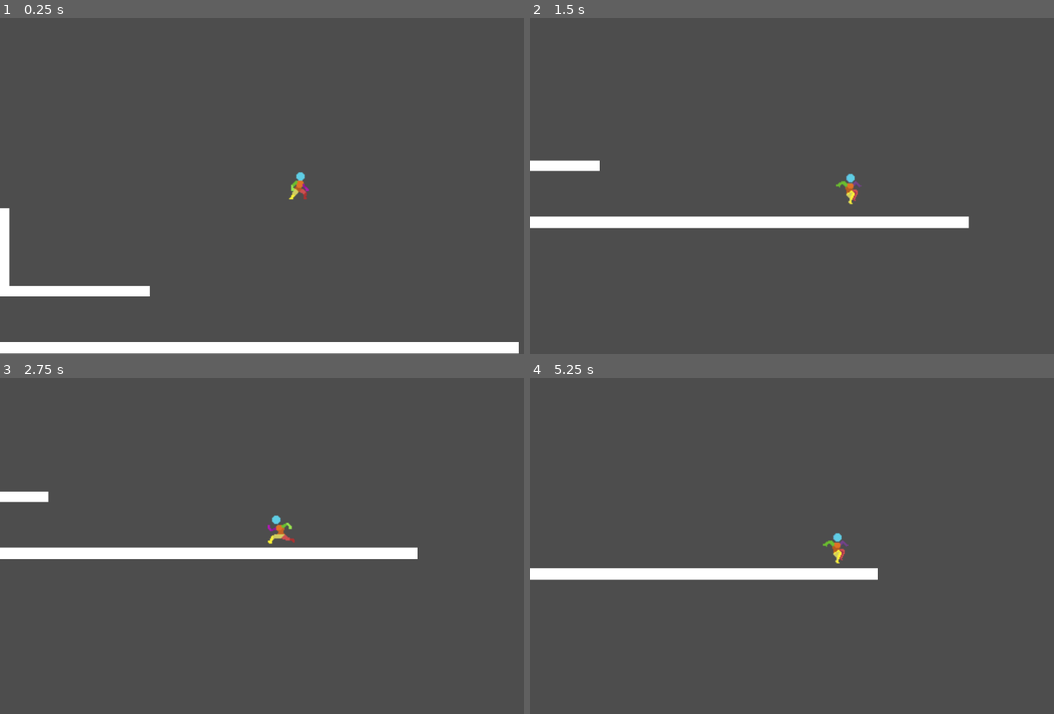
Above: before the commit, frames 1-4 (two rows, left to right).
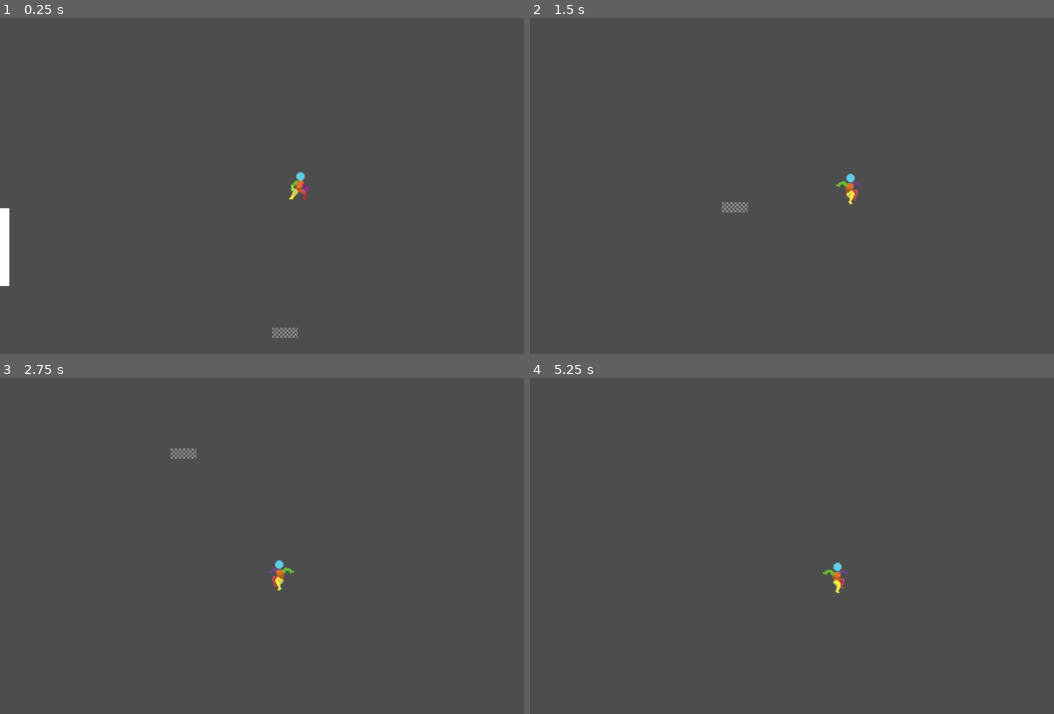
Above: after the commit, the same moments.

Repository: deanblackborough/godot-platformer
Game: Godot game, scene res://scenes/game.tscn
The game is run twice, just before and just after one commit, with the same random seed, the same clock (stepped at 60 frames per second) and the same inputs.
Inputs:
- Up to frame 1 (0.25 s): no input
- Up to frame 2 (1.5 s): hold Right (moveRight) from 0.53 s (still down); tap Space (jump) at 0.77 s
- Up to frame 3 (2.75 s): tap Space (jump) at 1.52 s; release Right (moveRight) at 2.03 s; hold Left (moveLeft) from 2.03 s (still down)
- Up to frame 4 (5.25 s): release Left (moveLeft) at 2.78 s; hold Right (moveRight) 2.78-4.28 s; tap Space (jump) at 3.02, 3.77, 4.52 s; hold Left (moveLeft) 4.28-5.03 s; hold Right (moveRight) from 5.03 s (still down)

The runs differ from the first frame. In frame 1, 4.5% of the frame differs, in the area x 0-99%, y 79-100%; in frame 2, 3.5%; in frame 3, 3.6%; in frame 4, 2.6%.

Commit message:
Repeating texture

Diff:
--- a/scenes/environment/ground.tscn
+++ b/scenes/environment/ground.tscn
@@ -1,7 +1,6 @@
 [gd_scene load_steps=3 format=3 uid="uid://e3k1i0qhvjm2"]
 
-[sub_resource type="QuadMesh" id="QuadMesh_7ylpw"]
-size = Vector2(50, 20)
+[ext_resource type="Texture2D" uid="uid://ctn83nd2kf4ir" path="res://sprites/environment/ground.png" id="1_to7up"]
 
 [sub_resource type="RectangleShape2D" id="RectangleShape2D_pybca"]
 custom_solver_bias = 1.0
@@ -9,10 +8,13 @@
 
 [node name="Ground" type="StaticBody2D"]
 
-[node name="MeshInstance2D" type="MeshInstance2D" parent="."]
-position = Vector2(0, -10)
-mesh = SubResource("QuadMesh_7ylpw")
-
 [node name="CollisionShape2D" type="CollisionShape2D" parent="."]
 position = Vector2(0, -10)
 shape = SubResource("RectangleShape2D_pybca")
+
+[node name="Sprite2D" type="Sprite2D" parent="."]
+texture_repeat = 2
+position = Vector2(0, -10)
+texture = ExtResource("1_to7up")
+region_enabled = true
+region_rect = Rect2(0, 0, 50, 20)
--- a/scenes/levels/level_1.tscn
+++ b/scenes/levels/level_1.tscn
@@ -5,14 +5,9 @@
 
 [node name="Level1" type="Node2D"]
 
-[node name="Ground" parent="." instance=ExtResource("1_014kd")]
-position = Vector2(500, 650)
-scale = Vector2(20, 1.089)
-
-[node name="Ground2" parent="." instance=ExtResource("1_014kd")]
-position = Vector2(145, 540)
-scale = Vector2(5.8, 1)
-
 [node name="Wall" parent="." instance=ExtResource("2_6iamk")]
 position = Vector2(10, 520)
 scale = Vector2(1, 3)
+
+[node name="Ground" parent="." instance=ExtResource("1_014kd")]
+position = Vector2(550, 620)
Binary file added: sprites/environment/ground.png
Not shown, added: sprites/environment/ground.png.import
Not shown, added: sprites/environment/moving-solid-platform.png.import
